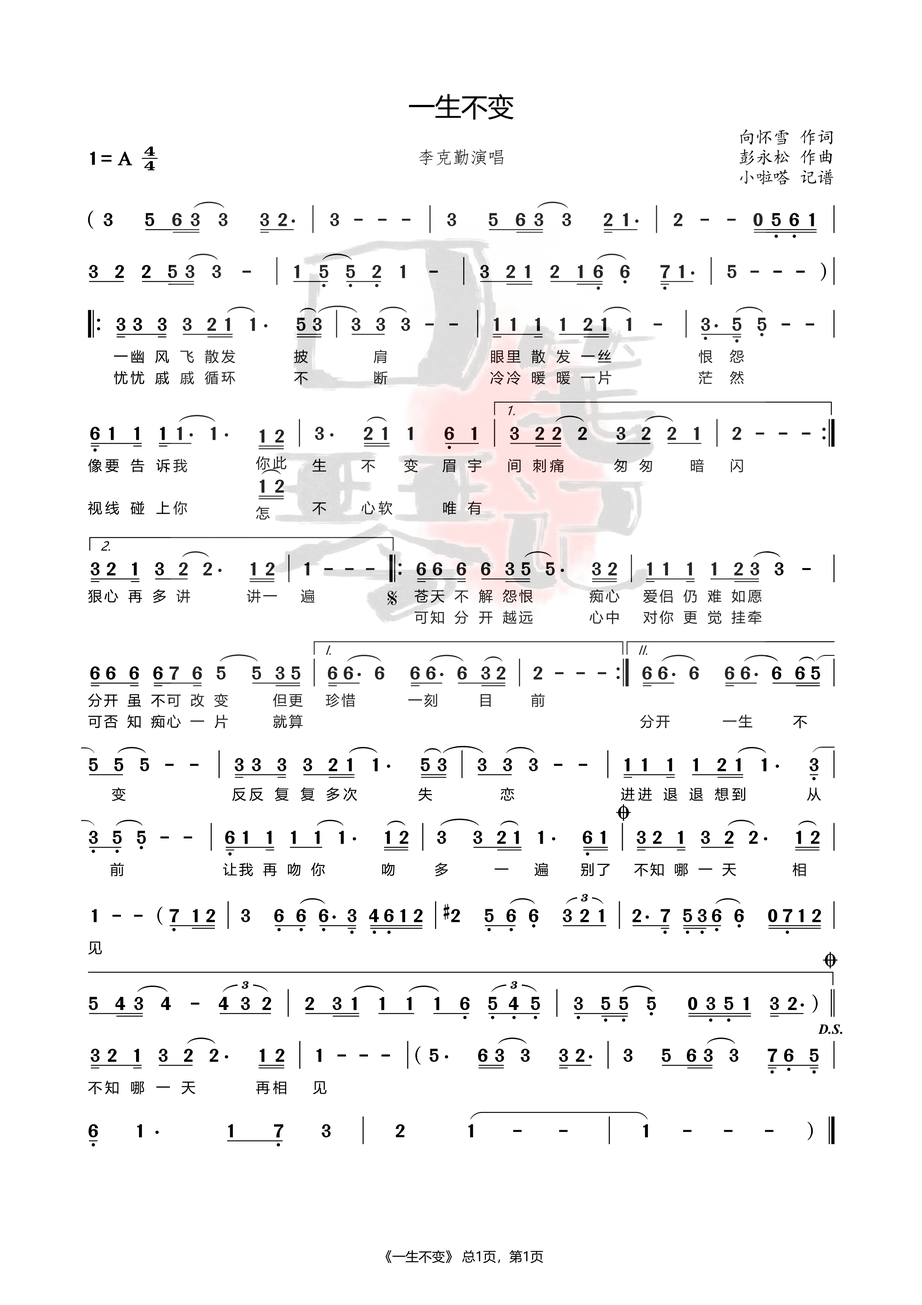
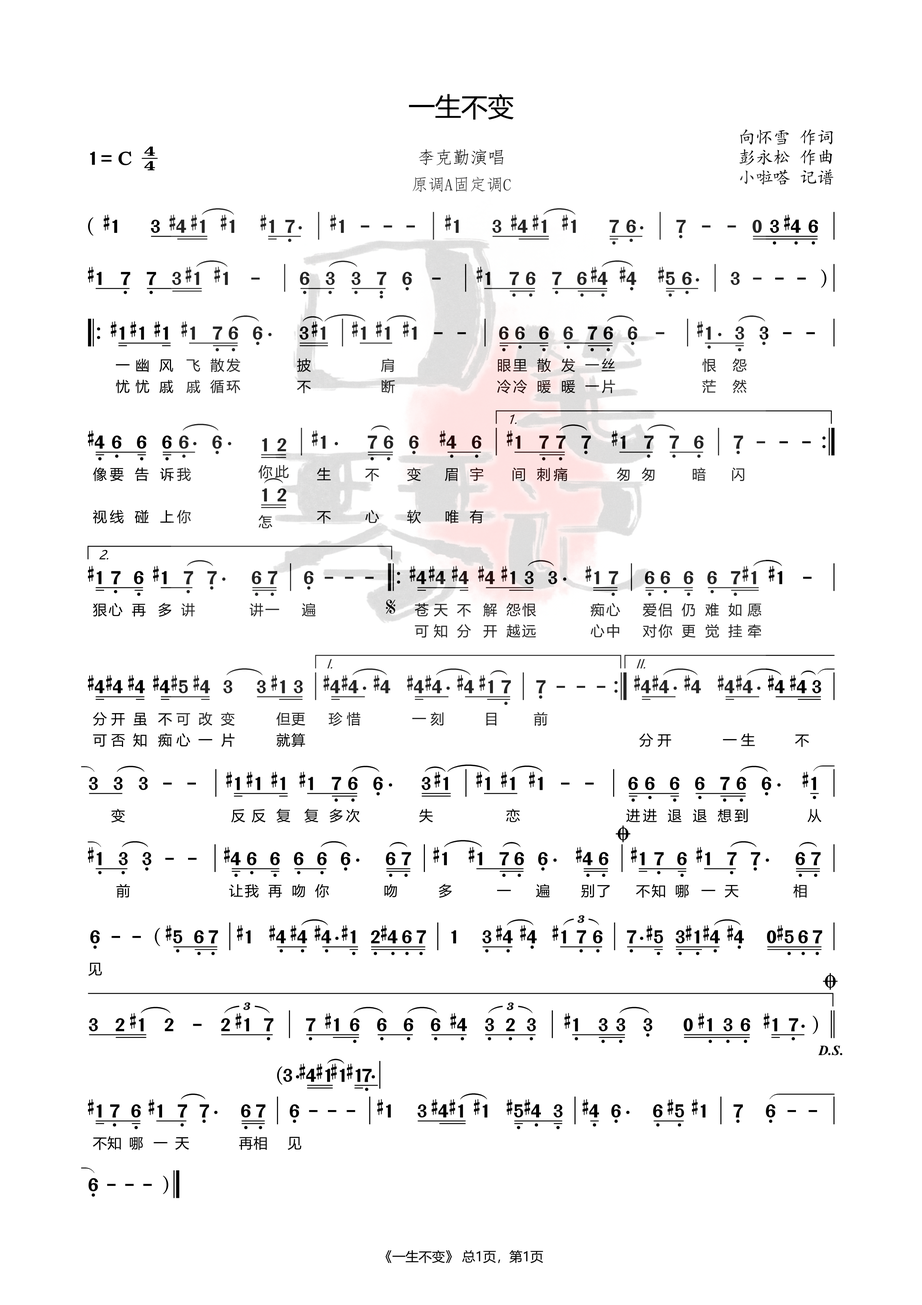
Layers edited between the first and the second (922, 1305) image:
painted on "Layer 4" over [81, 151, 843, 1198]
painted on "Layer 3" over [81, 151, 843, 1172]
